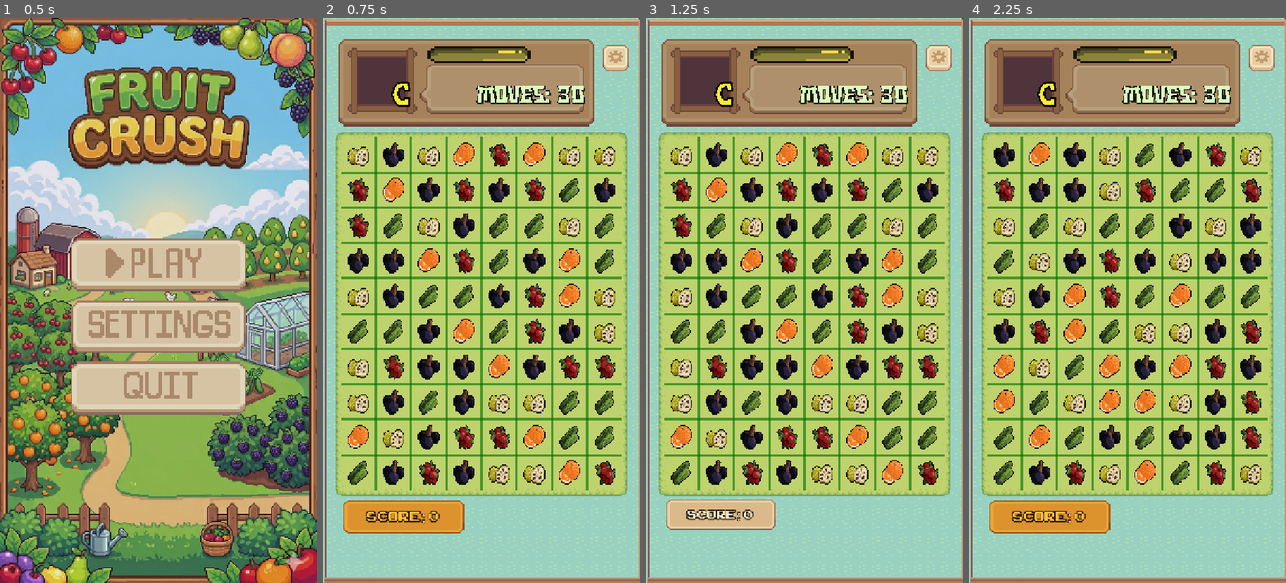
Above: before the commit, frames 1-4 (left to right).
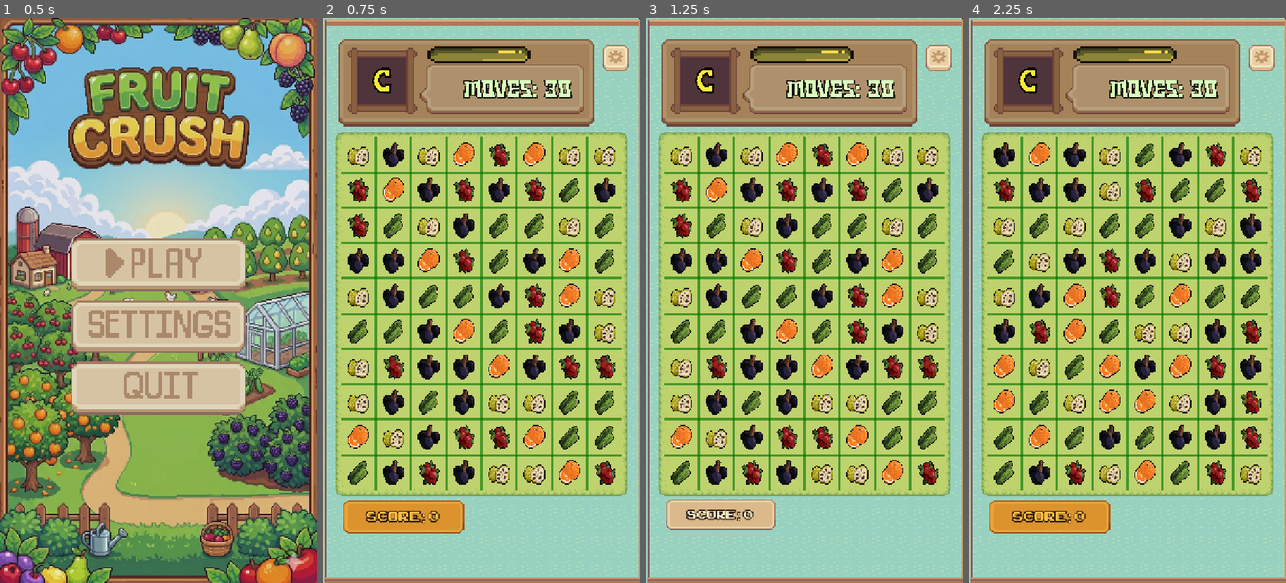
Above: after the commit, the same moments.

Repository: danieljuan6278/Fruit
Game: Godot game, scene res://scene/main_menu.tscn
Two runs of this game, one before a commit and one after it. Both use one fixed random seed, a clock stepped at 60 frames per second and the inputs below.
Inputs (mouse positions are in pixels of both pictures, inside the frame that each line leads up to):
- Up to frame 1 (0.5 s): no input
- Up to frame 2 (0.75 s): click (481, 266) at 0.5 s
- Up to frame 3 (1.25 s): no input
- Up to frame 4 (2.25 s): click (1260, 57) at 1.25 s; click (1127, 345) at 2 s

Frame 1 is identical in both runs. In frame 2, 1.6% of the frame differs, in the area x 15-83%, y 8-16%; in frame 3, 1.6%; in frame 4, 1.6%.

Commit message:
feat: create game scene with integrated UI manager and score tracking elements

Diff:
--- a/scene/game.tscn
+++ b/scene/game.tscn
@@ -93,10 +93,10 @@
 
 [node name="RankLabel" type="Label" parent="score_label" unique_id=1758124079]
 texture_filter = 1
-offset_left = 36.0
-offset_top = 110.0
-offset_right = 320.0
-offset_bottom = 240.0
+offset_left = -7.0
+offset_top = 79.0
+offset_right = 277.0
+offset_bottom = 209.0
 theme_override_colors/font_color = Color(1, 0.92, 0.2, 1)
 theme_override_colors/font_shadow_color = Color(0.15, 0.1, 0, 0.7)
 theme_override_colors/font_outline_color = Color(0, 0, 0, 1)
@@ -111,10 +111,10 @@
 
 [node name="MovesLabel" type="Label" parent="score_label" unique_id=307979590]
 texture_filter = 1
-offset_left = 330.0
-offset_top = 110.0
-offset_right = 616.0
-offset_bottom = 240.0
+offset_left = 300.0
+offset_top = 97.0
+offset_right = 586.0
+offset_bottom = 227.0
 theme_override_colors/font_color = Color(0.85, 1, 0.75, 1)
 theme_override_colors/font_shadow_color = Color(0.05, 0.1, 0, 0.5)
 theme_override_colors/font_outline_color = Color(0, 0, 0, 0.8)
Not shown: 1 places in scene/game.tscn that only renumber resources
